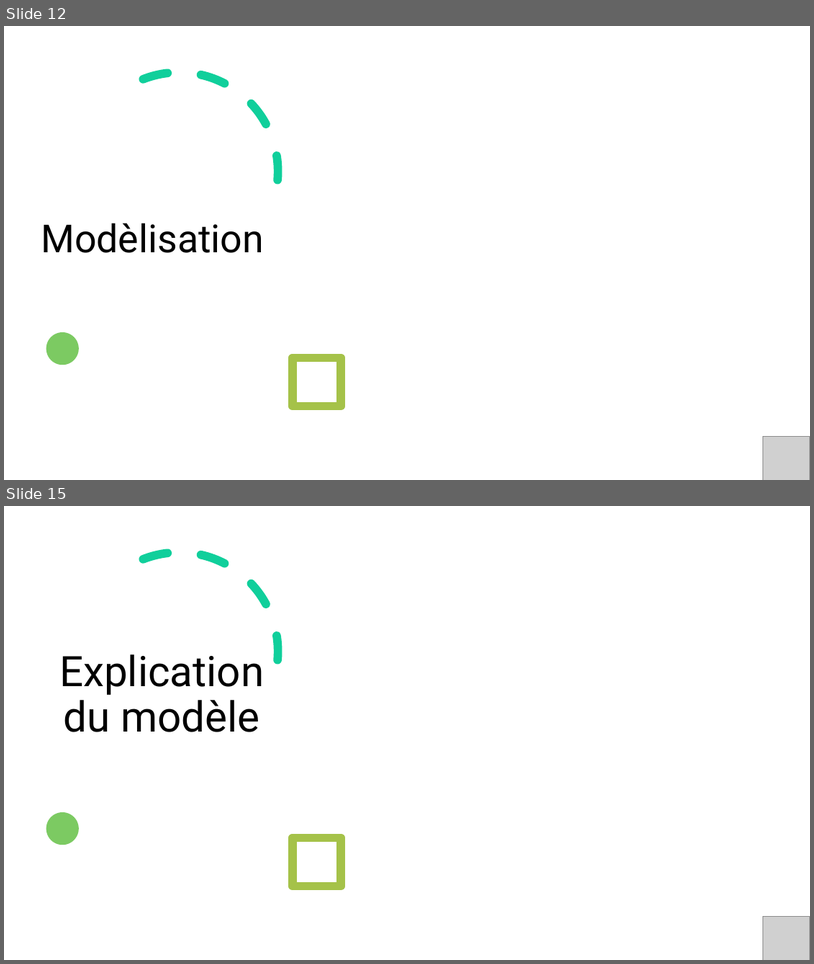
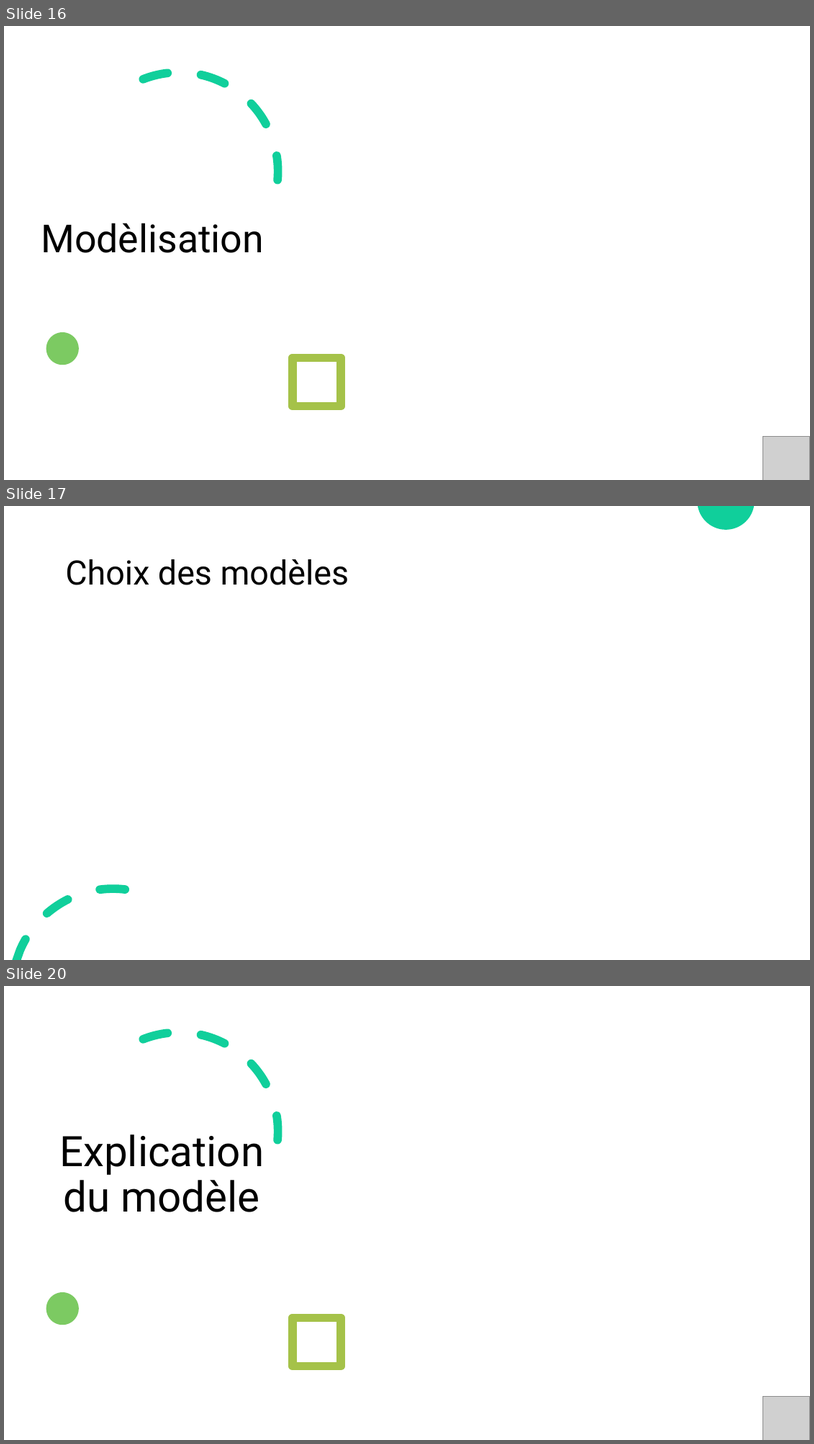
Before and after one commit to Seb-IX/Projet_4, a slide deck: Présentation/P04_02_presentation.pptx. Shown one above the other, each under a label of ours: slides 12 and 15 before the commit, slides 16, 17 and 20 after it; the slides between them are not shown. The pictures are 814x964 and 814x1444 pixels, drawn with LibreOffice and Linux fonts; fonts in the diff are those of the drawing; grey boxes stand for pictures; background and template pictures are left out. Boxes give left, top, right and bottom in pixels: in the first picture for what was removed or moved away, otherwise in the second. Text is boxed around its words. In the diff, an @@ line names an element or a change of style, - is before the commit and + after.

```diff
--- a/Présentation/P04_02_presentation.pptx
+++ b/Présentation/P04_02_presentation.pptx
@@ slide 17 added at [4,506,810,960], background #FFFFFF; not listed: 2 template elements that a slide beside it also shows @@
@@ title added at [65,559,350,585], 40 pt, text #000000 @@
+Choix des modèles
@@ what was slide 12 is now slide 16 @@
@@ what was slide 15 is now slide 20 @@
```
Also in this commit, not shown: 1 slide changed, 12 other slides added, 7 slides removed, 3 other files.
